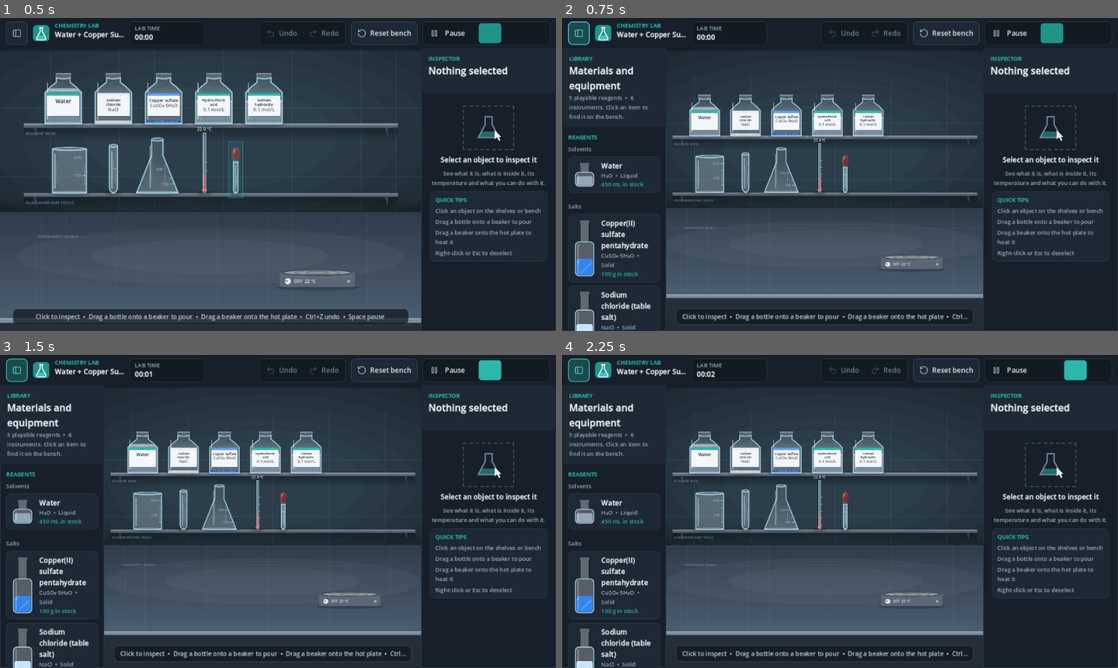
Above: before the commit, frames 1-4 (two rows, left to right).
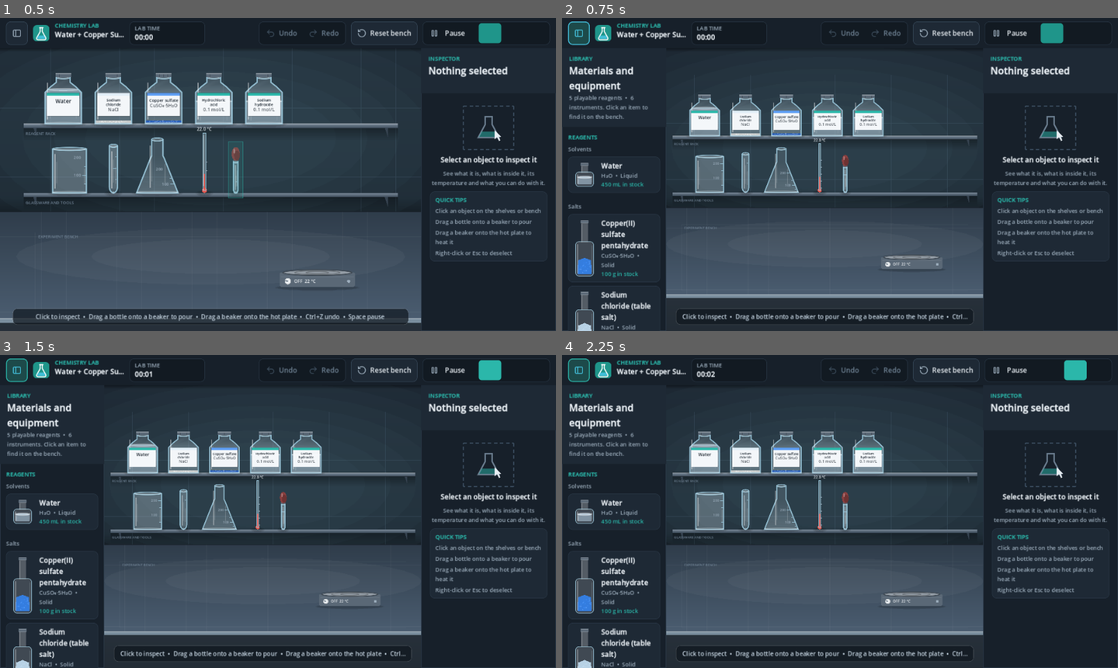
Above: after the commit, the same moments.

Repository: KareemMohammadeen/chemistry-lab-2d
Game: Godot game, scene res://scenes/main.tscn
The game is run twice, just before and just after one commit, with the same random seed, the same clock (stepped at 60 frames per second) and the same inputs.
Inputs (mouse positions are in pixels of both pictures, inside the frame that each line leads up to):
- Up to frame 1 (0.5 s): no input
- Up to frame 2 (0.75 s): click (578, 33) at 0.5 s
- Up to frame 3 (1.5 s): click (489, 370) at 1.27 s
- Up to frame 4 (2.25 s): click (1073, 370) at 2.02 s

Frame 1 is identical in both runs. In frame 2, 0.3% of the frame differs, in the area x 2-6%, y 46-100%; in frame 3, 0.3%; in frame 4, 0.3%.

Commit message:
Improve reagent library thumbnails

Diff:
--- a/scripts/ui/library_icon.gd
+++ b/scripts/ui/library_icon.gd
@@ -28,6 +28,18 @@
 	queue_redraw()
 
 
+static func _ellipse(center: Vector2, radius_x: float, radius_y: float) -> PackedVector2Array:
+	var points := PackedVector2Array()
+	for index in range(24):
+		var angle := TAU * float(index) / 24.0
+		points.append(center + Vector2(cos(angle) * radius_x, sin(angle) * radius_y))
+	return points
+
+
+static func _hash01(index: int, salt: float) -> float:
+	return fposmod(sin(float(index) * 12.9898 + salt) * 43758.5453, 1.0)
+
+
 func _draw() -> void:
 	match kind:
 		Kind.REAGENT_LIQUID, Kind.REAGENT_SOLID:
@@ -44,27 +56,58 @@
 
 func _draw_reagent() -> void:
 	var box := Rect2(Vector2(MARGIN_PX, MARGIN_PX), size - Vector2(MARGIN_PX, MARGIN_PX) * 2.0)
-	var neck_width := box.size.x * 0.42
-	var body := Rect2(box.position.x, box.end.y - box.size.y * BOTTLE_BODY_FRACTION, box.size.x, box.size.y * BOTTLE_BODY_FRACTION)
+	var neck_width := box.size.x * 0.38
+	var body := Rect2(box.position.x + 1.0, box.end.y - box.size.y * BOTTLE_BODY_FRACTION, box.size.x - 2.0, box.size.y * BOTTLE_BODY_FRACTION)
 	var neck := Rect2(box.get_center().x - neck_width * 0.5, box.position.y + 6.0, neck_width, body.position.y - box.position.y - 4.0)
-	draw_rect(neck, Color(LabColors.GLASS_FILL, 0.3))
+
+	# Cap, neck and shoulders are layered so the reagent thumbnail reads as a glass bottle.
 	draw_rect(Rect2(neck.position.x - 1.0, box.position.y, neck.size.x + 2.0, 7.0), LabColors.METAL)
-	draw_style_box(LabTheme.box(Color(LabColors.GLASS_FILL, 0.25), LabColors.GLASS_EDGE, 2, 8), body)
-	var fill := body.grow(-3.0)
+	draw_line(Vector2(neck.position.x, box.position.y + 1.0), Vector2(neck.end.x, box.position.y + 1.0), Color(1.0, 1.0, 1.0, 0.30), 1.0)
+	draw_rect(neck, Color(LabColors.GLASS_FILL, 0.24))
+	draw_line(Vector2(neck.position.x + 2.0, neck.position.y + 2.0), Vector2(neck.position.x + 2.0, neck.end.y), Color(1.0, 1.0, 1.0, 0.34), 1.0)
+
+	draw_style_box(LabTheme.box(Color(LabColors.GLASS_FILL, 0.15), Color(LabColors.GLASS_EDGE, 0.92), 1, 7), body)
+	var fill := body.grow(-4.0)
 	if kind == Kind.REAGENT_LIQUID:
-		fill.position.y += fill.size.y * 0.25
-		fill.size.y *= 0.75
-		draw_style_box(LabTheme.box(Color(tint, maxf(tint.a, 0.55)), Color(0, 0, 0, 0), 0, 5), fill)
+		var liquid_top := fill.position.y + fill.size.y * 0.28
+		var liquid := Rect2(fill.position.x + 1.0, liquid_top, fill.size.x - 2.0, fill.end.y - liquid_top - 1.0)
+		draw_rect(liquid, Color(tint, maxf(tint.a, 0.48)))
+		var surface := _ellipse(Vector2(liquid.get_center().x, liquid.position.y + 1.0), liquid.size.x * 0.5, 2.3)
+		draw_colored_polygon(surface, Color(tint.lightened(0.12), minf(maxf(tint.a, 0.48) + 0.10, 0.72)))
+		surface.append(surface[0])
+		draw_polyline(surface, Color(1.0, 1.0, 1.0, 0.45), 1.0, true)
+		draw_line(Vector2(liquid.position.x + 2.0, liquid.position.y + 7.0), Vector2(liquid.position.x + 2.0, liquid.end.y - 3.0),
+			Color(1.0, 1.0, 1.0, 0.18), 1.0, true)
 	else:
-		var heap := Rect2(fill.position.x, fill.end.y - fill.size.y * 0.5, fill.size.x, fill.size.y * 0.5)
-		draw_style_box(LabTheme.box(Color(tint, 1.0), Color(0, 0, 0, 0), 0, 5), heap)
-		for index in range(SPECKLE_COUNT):
-			var fx := fmod(float(index) * 0.618, 1.0)
-			var fy := fmod(float(index) * 0.381 + 0.2, 1.0)
-			draw_circle(Vector2(heap.position.x + 3.0 + fx * (heap.size.x - 6.0), heap.position.y + 2.0 + fy * (heap.size.y - 4.0)),
-				1.4, Color(1.0, 1.0, 1.0, 0.35))
-	draw_rect(Rect2(body.position.x + 6.0, body.position.y + 6.0, 3.0, body.size.y - 12.0), Color(1.0, 1.0, 1.0, 0.3))
+		var bed_top := fill.position.y + fill.size.y * 0.48
+		var heap := PackedVector2Array([
+			Vector2(fill.position.x + 1.0, fill.end.y - 1.0),
+			Vector2(fill.position.x + 2.0, bed_top + 5.0),
+			Vector2(fill.get_center().x, bed_top - 1.0),
+			Vector2(fill.end.x - 2.0, bed_top + 5.0),
+			Vector2(fill.end.x - 1.0, fill.end.y - 1.0)
+		])
+		draw_colored_polygon(heap, Color(tint, 0.88))
+		for index in range(SPECKLE_COUNT + 8):
+			var fx := _hash01(index, 12.9898)
+			var fy := _hash01(index, 78.233)
+			var x := lerpf(fill.position.x + 4.0, fill.end.x - 4.0, fx)
+			var y := lerpf(bed_top + 3.0, fill.end.y - 4.0, fy)
+			var radius := 1.0 + _hash01(index, 4.17) * 1.4
+			var grain := PackedVector2Array([
+				Vector2(x - radius, y),
+				Vector2(x, y - radius),
+				Vector2(x + radius, y),
+				Vector2(x, y + radius * 0.7)
+			])
+			draw_colored_polygon(grain, tint.lightened(0.18 if index % 3 == 0 else 0.04))
 
+	# Fine inner reflections and a restrained outer edge avoid the chunky cartoon outline.
+	draw_line(Vector2(body.position.x + 5.0, body.position.y + 7.0), Vector2(body.position.x + 5.0, body.end.y - 7.0),
+		Color(1.0, 1.0, 1.0, 0.34), 1.2, true)
+	draw_line(Vector2(body.end.x - 4.0, body.position.y + 10.0), Vector2(body.end.x - 4.0, body.end.y - 10.0),
+		Color(1.0, 1.0, 1.0, 0.13), 1.0, true)
+	draw_style_box(LabTheme.box(Color(0.0, 0.0, 0.0, 0.0), LabColors.GLASS_EDGE, 1, 7), body)
 
 func _draw_profile(with_bulb: bool) -> void:
 	if profile.size() < 2:
